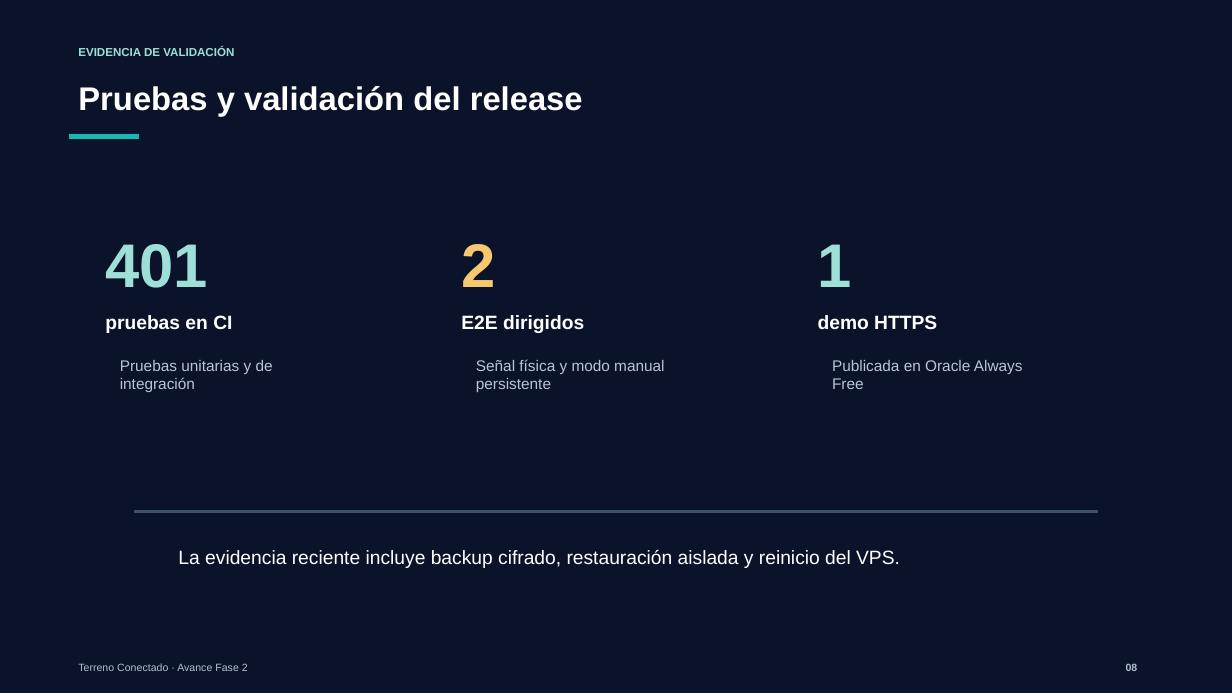
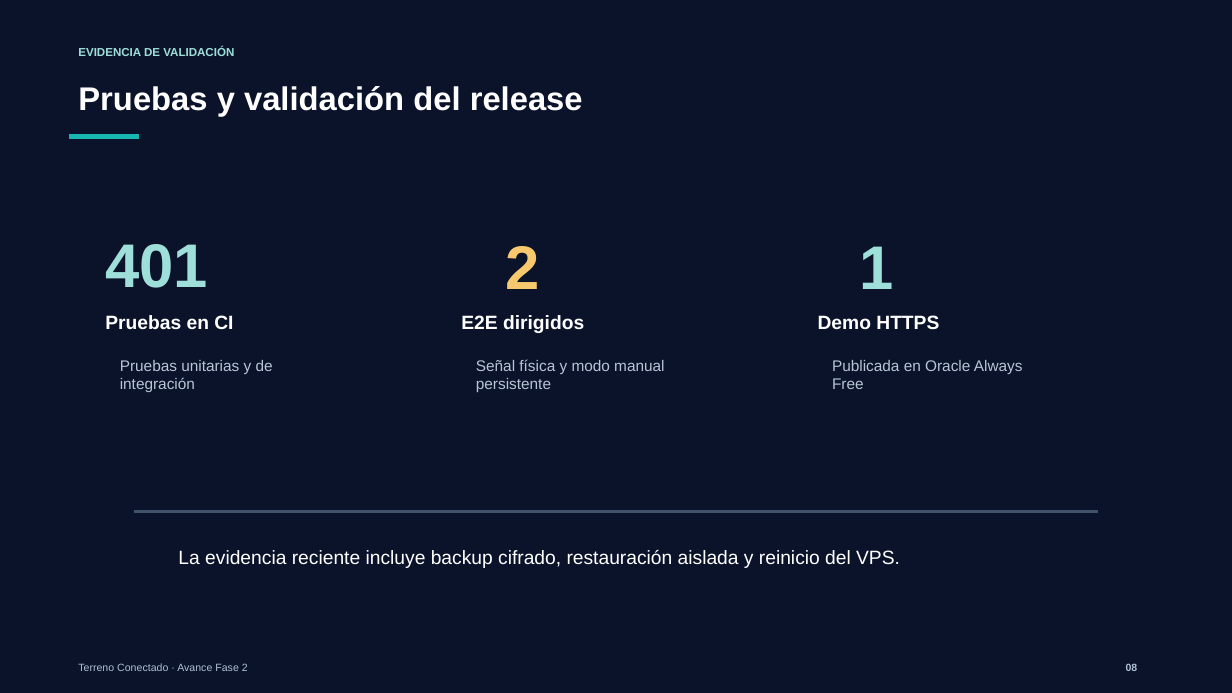
Before and after one commit to danielandresavilaj-cell/Capstone, a slide deck: slide 8 of Fase 2/Evidencias Proyecto/Presentación Proyecto.pptx. Drawn at 1232x693 pixels with LibreOffice and Linux fonts; fonts in the diff are those of the drawing. Boxes give left, top, right and bottom in pixels: in the first picture for what was removed or moved away, otherwise in the second. Text is boxed around its words. In the diff, an @@ line names an element or a change of style, - is before the commit and + after.

```diff
--- a/Fase 2/Evidencias Proyecto/Presentación Proyecto.pptx
+++ b/Fase 2/Evidencias Proyecto/Presentación Proyecto.pptx
@@ text "2": place and size @@
-text "2" at [461,244,495,287]
+text "2" at [506,246,540,289]
@@ text "1": place and size @@
-text "1" at [818,244,852,287]
+text "1" at [860,246,894,289]
@@ text at [105,315,233,329]: text changed @@
-pruebas en CI
+Pruebas en CI
@@ text at [818,315,939,330]: text changed @@
-demo HTTPS
+Demo HTTPS
```
Also in this commit, not shown: 1 other slide changed.
